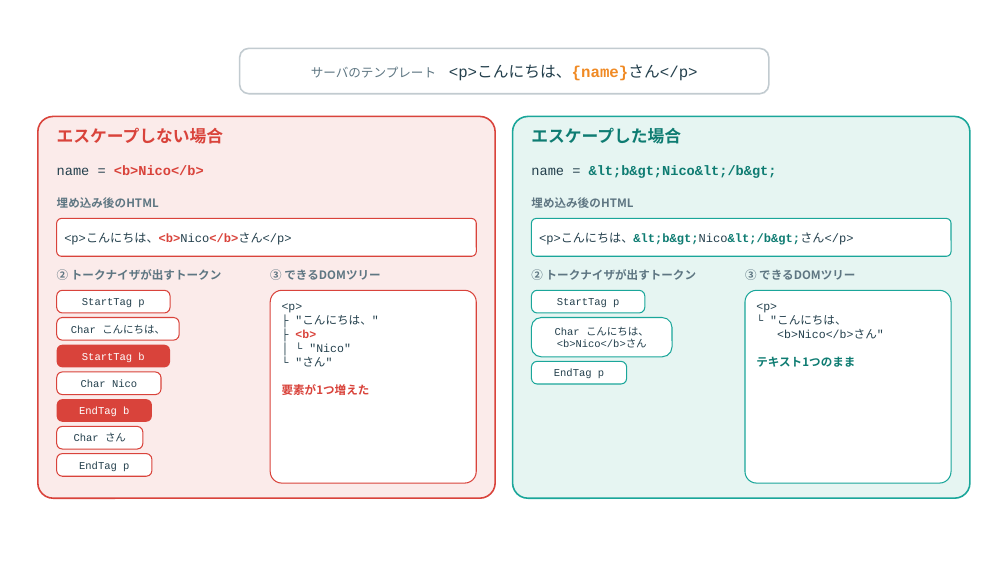
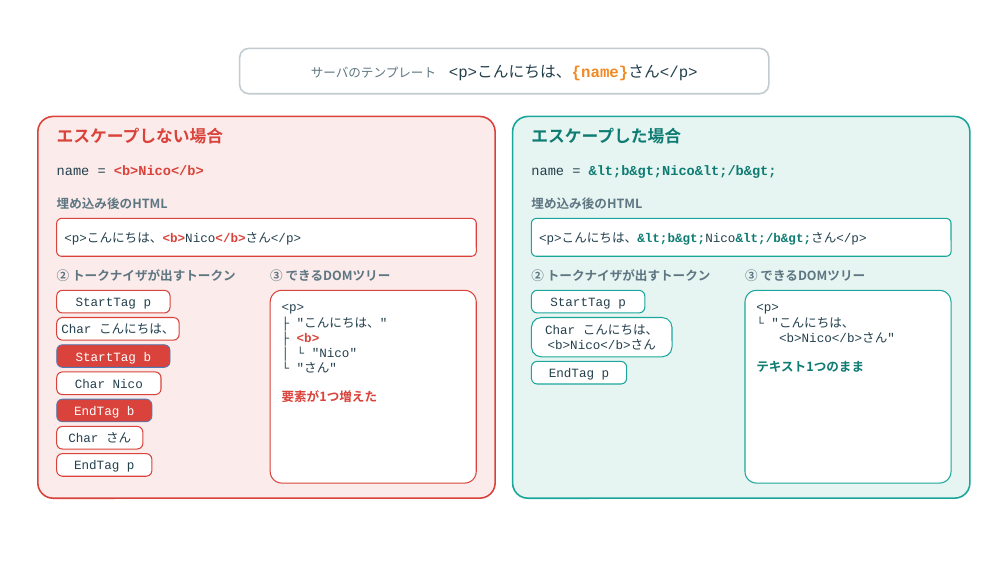
Before and after one commit to nico0748/tech-boosters, a slide deck: slide 8 of deep-dive/drafts/no.1-xss/image/HTMLパーサ図.pptx. Drawn at 1008x567 pixels with LibreOffice and Linux fonts; fonts in the diff are those of the drawing. Boxes give left, top, right and bottom in pixels: in the first picture for what was removed or moved away, otherwise in the second. Text is boxed around its words. In the diff, an @@ line names an element or a change of style, - is before the commit and + after.

```diff
--- a/deep-dive/drafts/no.1-xss/image/HTMLパーサ図.pptx
+++ b/deep-dive/drafts/no.1-xss/image/HTMLパーサ図.pptx
@@ text "<p>こんにちは、<b>Nico</b>さん</p>" at [64, 233, 301, 245]: size 11.5 to 12 pt @@
@@ text "<p>こんにちは、&lt;b&gt;Nico&lt;/b&gt;さん</p>" at [539, 233, 867, 245]: size 11.5 to 12 pt @@
@@ size 11 to 12 pt in 8 elements at [57, 197, 168, 209], [57, 269, 236, 281], [270, 269, 391, 281], [282, 304, 388, 402], [531, 197, 642, 209], [531, 269, 711, 281], [745, 269, 865, 281], [756, 304, 895, 372] @@
@@ size 10 to 12 pt in 10 elements at [76, 297, 152, 309], [61, 323, 175, 334], [76, 352, 152, 364], [75, 379, 143, 388], [74, 406, 135, 418], [68, 432, 131, 443], [74, 460, 135, 472], [550, 297, 626, 309], [545, 324, 659, 350], [549, 368, 610, 380] @@
```
Also in this commit, not shown: 9 other slides changed, 13 other files.
